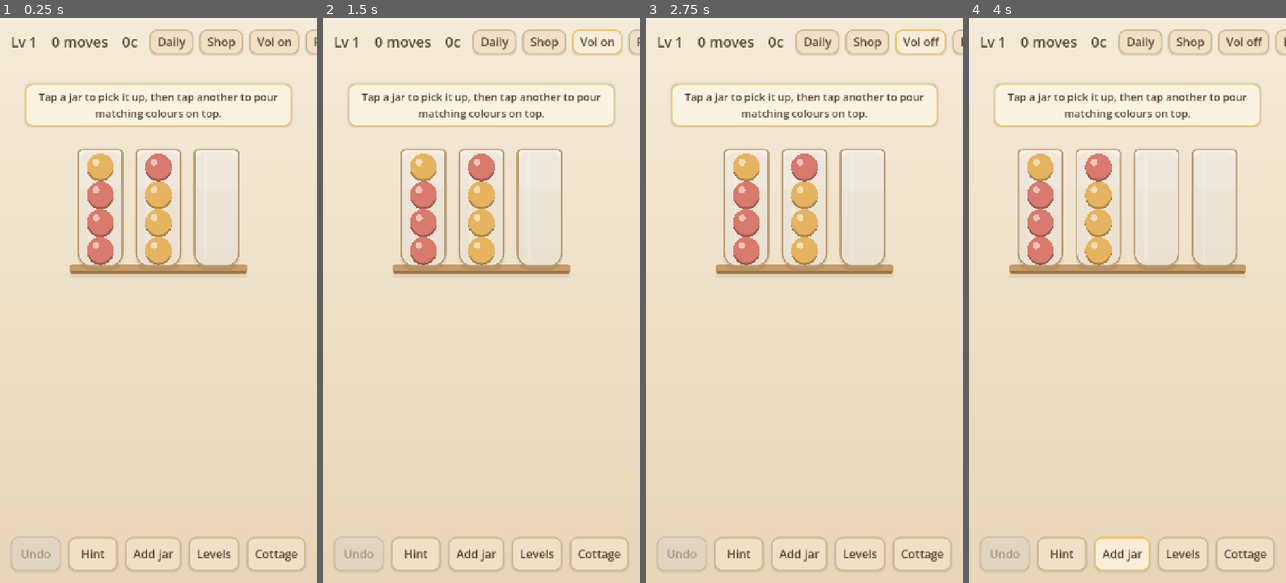
Above: before the commit, frames 1-4 (left to right).
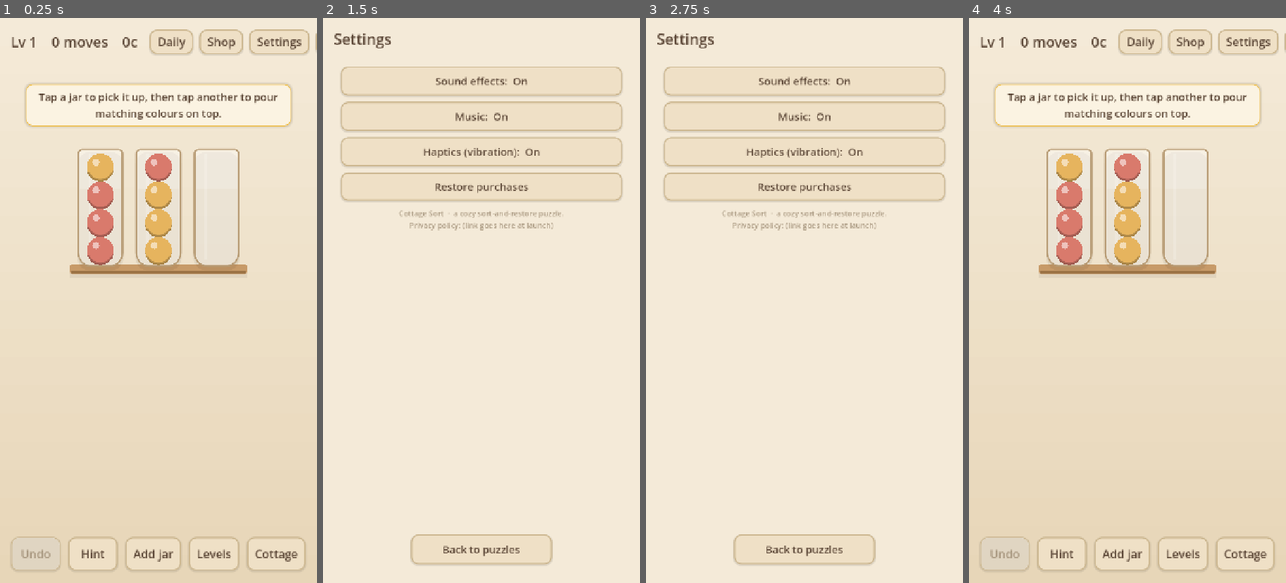
Above: after the commit, the same moments.

Repository: seantomaslynch-cell/cottage-sort
Game: Godot game, scene res://game/main.tscn
Same seed, same stepped clock (60 frames per second), same inputs: the game is played once before the commit and once after it. Sound files missing from this copy of the repository are replaced by a short silence.
Inputs (mouse positions are in pixels of both pictures, inside the frame that each line leads up to):
- Up to frame 1 (0.25 s): no input
- Up to frame 2 (1.5 s): click (598, 40) at 0.5 s, where only the run before the commit has a clickable "Vol on"; click (598, 40) at 1.25 s, where only the run before the commit has a clickable "Vol off"
- Up to frame 3 (2.75 s): click (924, 40) at 2 s, where only the run after the commit has a clickable "Settings"
- Up to frame 4 (4 s): click (1127, 187) at 2.75 s, where only the run after the commit has a clickable "Restore purchases"; click (1127, 549) at 3.5 s, where only the run after the commit has a clickable "Back to puzzles"

The runs differ from the first frame. In frame 1, 0.3% of the frame differs, in the area x 81-100%, y 2-7%; in frame 2, 36%; in frame 3, 36%, in the area x 0-100%, y 2-100%; in frame 4, 7.3%.

Commit message:
M10: haptics, settings screen, ambient music
- Haptics: Input.vibrate_handheld() per event (tap/pour/place/buzz/win),
  gated by a setting. No-op off mobile.
- Ambient music: a quiet 12s generated loop (tools/gen_sfx.py), looped via
  the finished signal, -6 dB.
- settings_panel.gd: Sound effects / Music / Haptics toggles + Restore
  purchases + a credits/privacy line, on the Cottage/Shop shell. Replaces
  the single "Vol" button in the top bar with a "Settings" button.
- SaveData: sfx_on / music_on / haptics_on; legacy `muted` migrated on load.
- audio.gd split into GameAudio with sfx/music/haptics; `muted` kept as an
  alias for the M-key path.

Co-Authored-By: Claude Sonnet 5 <noreply@anthropic.com>

Diff:
--- a/game/audio.gd
+++ b/game/audio.gd
@@ -1,9 +1,17 @@
 extends Node
 class_name GameAudio
-## Tiny sound manager. Preloads the placeholder WAVs and plays them by name.
-## Missing streams are ignored so the game still runs without audio imported.
+## Sound + haptics. Preloads the placeholder WAVs and plays them by name; runs a
+## looping ambient music bed; buzzes the device on key events. Missing streams
+## and non-mobile platforms are handled silently.
 
-var muted := false
+var sfx_on := true
+var music_on := true
+var haptics_on := true
+
+# legacy alias used by the quick M-key mute path
+var muted: bool:
+	get: return not sfx_on
+	set(v): sfx_on = not v
 
 const SOUNDS := {
 	"tap": "res://game/audio/tap.wav",
@@ -12,22 +20,55 @@
 	"buzz": "res://game/audio/buzz.wav",
 	"win": "res://game/audio/win.wav",
 }
+const MUSIC := "res://game/audio/music.wav"
+
+# device buzz length (ms) per event
+const HAPTIC := {
+	"tap": 8, "pour": 14, "place": 10, "buzz": 26, "win": 40,
+}
 
 var _players: Dictionary = {}
+var _music: AudioStreamPlayer
 
 func _ready() -> void:
 	for key in SOUNDS:
-		var stream := load(SOUNDS[key]) as AudioStream
 		var p := AudioStreamPlayer.new()
-		p.stream = stream
+		p.stream = load(SOUNDS[key]) as AudioStream
 		add_child(p)
 		_players[key] = p
 
+	_music = AudioStreamPlayer.new()
+	_music.stream = load(MUSIC) as AudioStream
+	_music.volume_db = -6.0
+	_music.finished.connect(func() -> void:
+		if music_on and _music.stream != null:
+			_music.play())
+	add_child(_music)
+
 func play(sound: String, pitch := 1.0) -> void:
-	if muted:
+	if not sfx_on:
 		return
 	var p: AudioStreamPlayer = _players.get(sound)
 	if p == null or p.stream == null:
 		return
 	p.pitch_scale = pitch
 	p.play()
+
+func haptic_for(sound: String) -> void:
+	if not haptics_on:
+		return
+	var ms: int = HAPTIC.get(sound, 0)
+	if ms > 0:
+		Input.vibrate_handheld(ms)
+
+func apply_music() -> void:
+	if _music.stream == null:
+		return
+	if music_on and not _music.playing:
+		_music.play()
+	elif not music_on and _music.playing:
+		_music.stop()
+
+func _exit_tree() -> void:
+	if _music != null:
+		_music.stop()
--- a/game/board.gd
+++ b/game/board.gd
@@ -493,3 +493,4 @@
 func _sfx(name: String, pitch := 1.0) -> void:
 	if audio != null:
 		audio.play(name, pitch)
+		audio.haptic_for(name)
--- a/game/hud.gd
+++ b/game/hud.gd
@@ -16,6 +16,7 @@
 signal add_moves_pressed
 signal buy_moves_pressed
 signal skip_pressed
+signal settings_pressed
 signal mute_toggled(muted: bool)
 
 const BOARD_UNLIMITED := 999
@@ -25,7 +26,6 @@
 var _mv := 0
 var _co := 0
 var _budget := BOARD_UNLIMITED
-var _mute_btn: Button
 var _undo_btn: Button
 var _addjar_btn: Button
 var _toast: Label
@@ -39,7 +39,6 @@
 var _fail_root: Control
 var _fail_buy_btn: Button
 var _fail_skip_btn: Button
-var _muted := false
 
 func _ready() -> void:
 	layer = 10
@@ -68,9 +67,9 @@
 	shop_btn.pressed.connect(func() -> void: shop_pressed.emit())
 	top.add_child(shop_btn)
 
-	_mute_btn = _button("Vol on")
-	_mute_btn.pressed.connect(_on_mute)
-	top.add_child(_mute_btn)
+	var settings_btn := _button("Settings")
+	settings_btn.pressed.connect(func() -> void: settings_pressed.emit())
+	top.add_child(settings_btn)
 
 	var restart_btn := _button("Restart")
 	restart_btn.pressed.connect(func() -> void: restart_pressed.emit())
@@ -256,14 +255,8 @@
 	b.add_theme_font_size_override("font_size", 26)
 	return b
 
-func _on_mute() -> void:
-	_muted = not _muted
-	set_muted(_muted)
-	mute_toggled.emit(_muted)
-
-func set_muted(m: bool) -> void:
-	_muted = m
-	_mute_btn.text = "Vol off" if m else "Vol on"
+func set_muted(_m: bool) -> void:
+	pass  # sound is toggled from the Settings screen now; kept for the M-key path
 
 func _sync_status() -> void:
 	var mv_txt := "%d moves" % _mv
--- a/game/main.gd
+++ b/game/main.gd
@@ -18,6 +18,7 @@
 const IapScene := preload("res://game/iap.gd")
 const ShopPanelScene := preload("res://game/shop_panel.gd")
 const CoachScene := preload("res://game/coach.gd")
+const SettingsPanelScene := preload("res://game/settings_panel.gd")
 
 const FREE_EXTRA_JARS := 1
 const FREE_HINTS := 2
@@ -39,6 +40,7 @@
 var _iap: GameIap
 var _shop: ShopPanel
 var _coach: Coach
+var _settings: SettingsPanel
 var _new_player := false
 var _stage := 0
 var _last_earned := 0
@@ -55,9 +57,13 @@
 	SaveData.load_now()
 	_new_player = not bool(SaveData.data.get("intro_seen", false))
 
+	SaveData.migrate_audio_flags()
 	_audio = AudioScene.new()
 	add_child(_audio)
-	_audio.muted = bool(SaveData.data.get("muted", false))
+	_audio.sfx_on = bool(SaveData.data.get("sfx_on", true))
+	_audio.music_on = bool(SaveData.data.get("music_on", true))
+	_audio.haptics_on = bool(SaveData.data.get("haptics_on", true))
+	_audio.apply_music()
 
 	_ads = AdsScene.new()
 	add_child(_ads)
@@ -98,6 +104,10 @@
 
 	_coach = CoachScene.new()
 	add_child(_coach)
+
+	_settings = SettingsPanelScene.new()
+	add_child(_settings)
+	_settings.set_flags(_audio.sfx_on, _audio.music_on, _audio.haptics_on)
 
 	_board.moved.connect(func(n: int) -> void:
 		_hud.set_moves(n)
@@ -134,6 +144,14 @@
 
 	_hud.daily_pressed.connect(_open_daily)
 	_hud.shop_pressed.connect(func() -> void: _shop.open())
+	_hud.settings_pressed.connect(func() -> void: _settings.open())
+
+	_settings.closed.connect(func() -> void: _settings.visible = false)
+	_settings.restore_pressed.connect(func() -> void:
+		_iap.restore()
+		_ads.remove_ads = _iap.has_remove_ads()
+		_settings.note("Restore complete"))
+	_settings.flag_toggled.connect(_on_setting_toggled)
 	_daily_panel.closed.connect(func() -> void: _daily_panel.visible = false)
 
 	_shop.closed.connect(func() -> void: _shop.visible = false)
@@ -160,7 +178,7 @@
 
 	# Window.theme doesn't reach Controls under a CanvasLayer, so push it onto
 	# the top Control of every screen explicitly.
-	for scr in [_hud, _cottage, _daily_panel, _shop, _select]:
+	for scr in [_hud, _cottage, _daily_panel, _shop, _select, _settings]:
 		_apply_theme(scr)
 
 	_load_current()
@@ -263,8 +281,21 @@
 			_hud.flash("Extra jar added"))
 
 func _on_mute_toggled(muted: bool) -> void:
-	_audio.muted = muted
+	_audio.sfx_on = not muted
 	SaveData.set_muted(muted)
+	_settings.set_flags(_audio.sfx_on, _audio.music_on, _audio.haptics_on)
+
+func _on_setting_toggled(key: String, value: bool) -> void:
+	match key:
+		"sfx_on": _audio.sfx_on = value
+		"music_on":
+			_audio.music_on = value
+			_audio.apply_music()
+		"haptics_on":
+			_audio.haptics_on = value
+			if value:
+				_audio.haptic_for("place")
+	SaveData.set_flag(key, value)
 
 func _on_solved() -> void:
 	_coach.clear()
@@ -346,7 +377,7 @@
 		return
 	if _hud.fail_open():
 		return  # resolve the out-of-moves prompt with the buttons
-	var overlay := _cottage.visible or _daily_panel.visible or _shop.visible
+	var overlay := _cottage.visible or _daily_panel.visible or _shop.visible or _settings.visible
 	if overlay and event.keycode != KEY_M:
 		# let the matching toggle key still close its own overlay
 		if not (_shop.visible and event.keycode == KEY_S) \
--- a/game/save.gd
+++ b/game/save.gd
@@ -7,7 +7,10 @@
 
 static var data: Dictionary = {
 	"completed": {},   # str(stage_index) -> best move count
-	"muted": false,
+	"muted": false,    # legacy; migrated to sfx_on on load
+	"sfx_on": true,
+	"music_on": true,
+	"haptics_on": true,
 	"coins": 0,
 	"upgrades": {},    # cottage slot id -> owned tier (0 = none)
 	"stars": {},       # str(stage_index) -> best star count (1..3)
@@ -69,4 +72,14 @@
 
 static func set_muted(m: bool) -> void:
 	data["muted"] = m
+	data["sfx_on"] = not m
 	save_now()
+
+static func set_flag(key: String, v: bool) -> void:
+	data[key] = v
+	save_now()
+
+## Fold the legacy `muted` key into sfx_on for saves made before settings existed.
+static func migrate_audio_flags() -> void:
+	if bool(data.get("muted", false)) and bool(data.get("sfx_on", true)):
+		data["sfx_on"] = false
--- /dev/null
+++ b/game/settings_panel.gd
@@ -0,0 +1,118 @@
+extends CanvasLayer
+class_name SettingsPanel
+## Settings screen — same shell as Cottage / Shop. Sound, music, haptics
+## toggles, restore purchases, and a credits / privacy line.
+
+signal flag_toggled(key: String, value: bool)
+signal restore_pressed
+signal closed
+
+var _rows: Dictionary = {}   # key -> Button
+var _note: Label
+
+func _ready() -> void:
+	layer = 19
+	visible = false
+
+	var bg := ColorRect.new()
+	bg.set_anchors_preset(Control.PRESET_FULL_RECT)
+	bg.color = Palette.BG
+	add_child(bg)
+
+	var title := _label("Settings", 34)
+	title.set_anchors_preset(Control.PRESET_TOP_WIDE)
+	title.offset_left = 24.0
+	title.offset_top = 24.0
+	title.horizontal_alignment = HORIZONTAL_ALIGNMENT_LEFT
+	add_child(title)
+
+	var box := VBoxContainer.new()
+	box.set_anchors_preset(Control.PRESET_TOP_WIDE)
+	box.offset_left = 40.0
+	box.offset_right = -40.0
+	box.offset_top = 110.0
+	box.add_theme_constant_override("separation", 14)
+	add_child(box)
+
+	box.add_child(_toggle_row("sfx_on", "Sound effects"))
+	box.add_child(_toggle_row("music_on", "Music"))
+	box.add_child(_toggle_row("haptics_on", "Haptics (vibration)"))
+
+	var restore := _button("Restore purchases", 24)
+	restore.custom_minimum_size = Vector2(0, 64)
+	restore.pressed.connect(func() -> void: restore_pressed.emit())
+	box.add_child(restore)
+
+	var credits := _label(
+		"Cottage Sort  ·  a cozy sort-and-restore puzzle.\nPrivacy policy: (link goes here at launch)", 17)
+	credits.add_theme_color_override("font_color", Palette.INK_FAINT)
+	credits.set_anchors_preset(Control.PRESET_TOP_WIDE)
+	credits.offset_top = 430.0
+	credits.horizontal_alignment = HORIZONTAL_ALIGNMENT_CENTER
+	add_child(credits)
+
+	_note = _label("", 24)
+	_note.add_theme_color_override("font_color", Palette.ACCENT_WARM)
+	_note.set_anchors_preset(Control.PRESET_TOP_WIDE)
+	_note.offset_top = 360.0
+	_note.horizontal_alignment = HORIZONTAL_ALIGNMENT_CENTER
+	_note.modulate.a = 0.0
+	add_child(_note)
+
+	var back := _button("Back to puzzles", 24)
+	back.set_anchors_preset(Control.PRESET_BOTTOM_WIDE)
+	back.offset_left = 200.0
+	back.offset_right = -200.0
+	back.offset_top = -110.0
+	back.offset_bottom = -42.0
+	back.pressed.connect(func() -> void: closed.emit())
+	add_child(back)
+
+func note(text: String) -> void:
+	_note.text = text
+	_note.modulate.a = 1.0
+	var tw := create_tween()
+	tw.tween_interval(1.0)
+	tw.tween_property(_note, "modulate:a", 0.0, 0.5)
+
+func set_flags(sfx: bool, music: bool, haptics: bool) -> void:
+	_set_row("sfx_on", sfx)
+	_set_row("music_on", music)
+	_set_row("haptics_on", haptics)
+
+func open() -> void:
+	visible = true
+
+func _toggle_row(key: String, text: String) -> Button:
+	var b := _button("%s:  On" % text, 24)
+	b.custom_minimum_size = Vector2(0, 66)
+	b.set_meta("label", text)
+	b.set_meta("on", true)
+	b.pressed.connect(func() -> void:
+		var on: bool = not bool(b.get_meta("on"))
+		_apply_row(b, on)
+		flag_toggled.emit(key, on))
+	_rows[key] = b
+	return b
+
+func _set_row(key: String, on: bool) -> void:
+	if _rows.has(key):
+		_apply_row(_rows[key], on)
+
+func _apply_row(b: Button, on: bool) -> void:
+	b.set_meta("on", on)
+	b.text = "%s:  %s" % [b.get_meta("label"), "On" if on else "Off"]
+
+func _label(t: String, fs: int) -> Label:
+	var l := Label.new()
+	l.text = t
+	l.mouse_filter = Control.MOUSE_FILTER_IGNORE
+	l.add_theme_font_size_override("font_size", fs)
+	l.add_theme_color_override("font_color", Palette.INK)
+	return l
+
+func _button(t: String, fs: int) -> Button:
+	var b := Button.new()
+	b.text = t
+	b.add_theme_font_size_override("font_size", fs)
+	return b
--- a/tools/screenshot.gd
+++ b/tools/screenshot.gd
@@ -25,10 +25,11 @@
 	var cottage := _find(get_root(), "CottageScreen")
 	var daily := _find(get_root(), "DailyPanel")
 	var shop := _find(get_root(), "ShopPanel")
+	var settings := _find(get_root(), "SettingsPanel")
 	var levelsel := _find(get_root(), "LevelSelect")
 	var economy := _find(get_root(), "Economy")
 
-	for o in [cottage, daily, shop, levelsel]:
+	for o in [cottage, daily, shop, settings, levelsel]:
 		if o:
 			o.visible = false
 
@@ -46,6 +47,9 @@
 		"shop":
 			if shop:
 				shop.open()
+		"settings":
+			if settings:
+				settings.open()
 
 	await create_timer(0.7).timeout
 
Not shown, added: game/audio/music.wav.import
Not shown, added: game/settings_panel.gd.uid
Not shown, added: game/audio/music.wav
Not shown, changed: tools/gen_sfx.py
